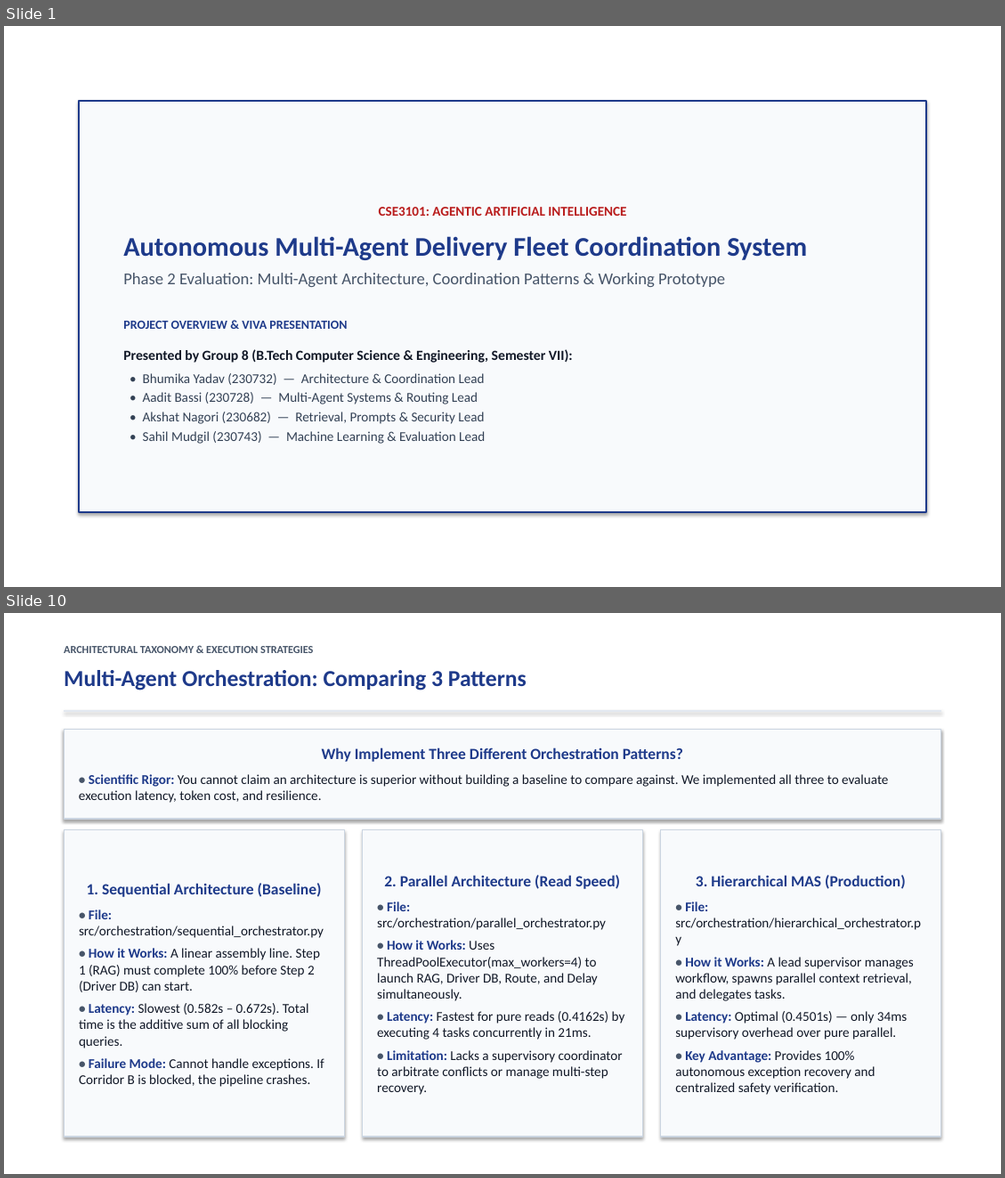
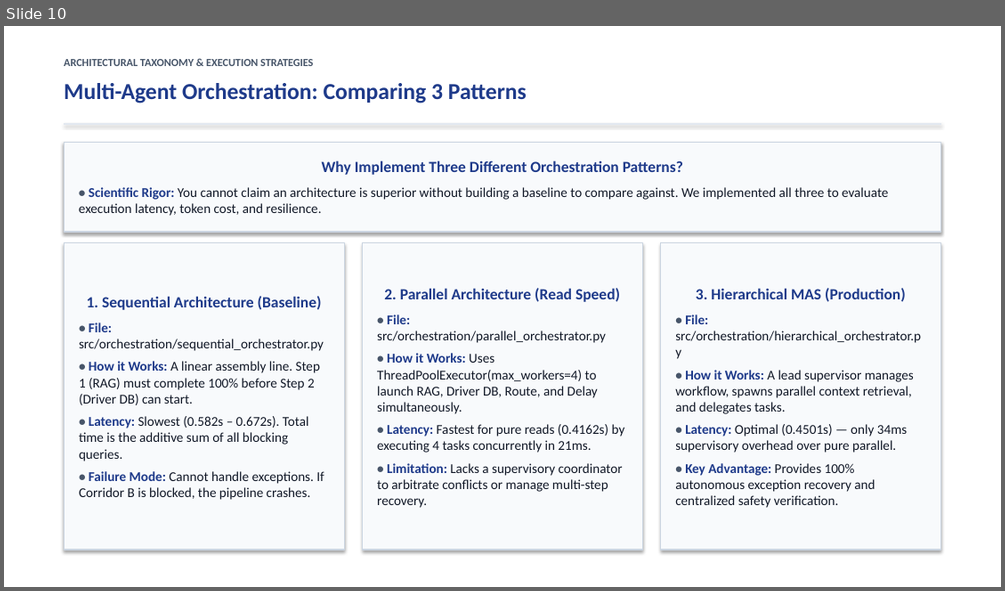
Before and after one commit to Akshat5091/DeliveryFleet-MAS, a slide deck: Eval 2 Documents/DeliveryFleet_MAS_Evaluation2_Master_Presentation.pptx. Shown one above the other, each under a label of ours: slides 1 and 10 before the commit, slide 10 after it; the slides between them are not shown. The pictures are 1005x1178 and 1005x591 pixels, drawn with LibreOffice and Linux fonts; fonts in the diff are those of the drawing. Boxes give left, top, right and bottom in pixels: in the first picture for what was removed or moved away, otherwise in the second. Text is boxed around its words. In the diff, an @@ line names an element or a change of style, - is before the commit and + after.

```diff
--- a/Eval 2 Documents/DeliveryFleet_MAS_Evaluation2_Master_Presentation.pptx
+++ b/Eval 2 Documents/DeliveryFleet_MAS_Evaluation2_Master_Presentation.pptx
@@ slide 1 removed at bbox=[4, 26, 1001, 587], background #FFFFFF @@
@@ rectangle removed at bbox=[79, 101, 926, 512] @@
-CSE3101: AGENTIC ARTIFICIAL INTELLIGENCE
-Autonomous Multi-Agent Delivery Fleet Coordination System
-Phase 2 Evaluation: Multi-Agent Architecture, Coordination Patterns & Working Prototype
-PROJECT OVERVIEW & VIVA PRESENTATION
-Presented by Group 8 (B.Tech Computer Science & Engineering, Semester VII):
-• Bhumika Yadav (230732) — Architecture & Coordination Lead
-• Aadit Bassi (230728) — Multi-Agent Systems & Routing Lead
-• Akshat Nagori (230682) — Retrieval, Prompts & Security Lead
-• Sahil Mudgil (230743) — Machine Learning & Evaluation Lead
```
Also in this commit, not shown: 5 slides changed, 9 slides added, 7 other slides removed, 5 other files.
